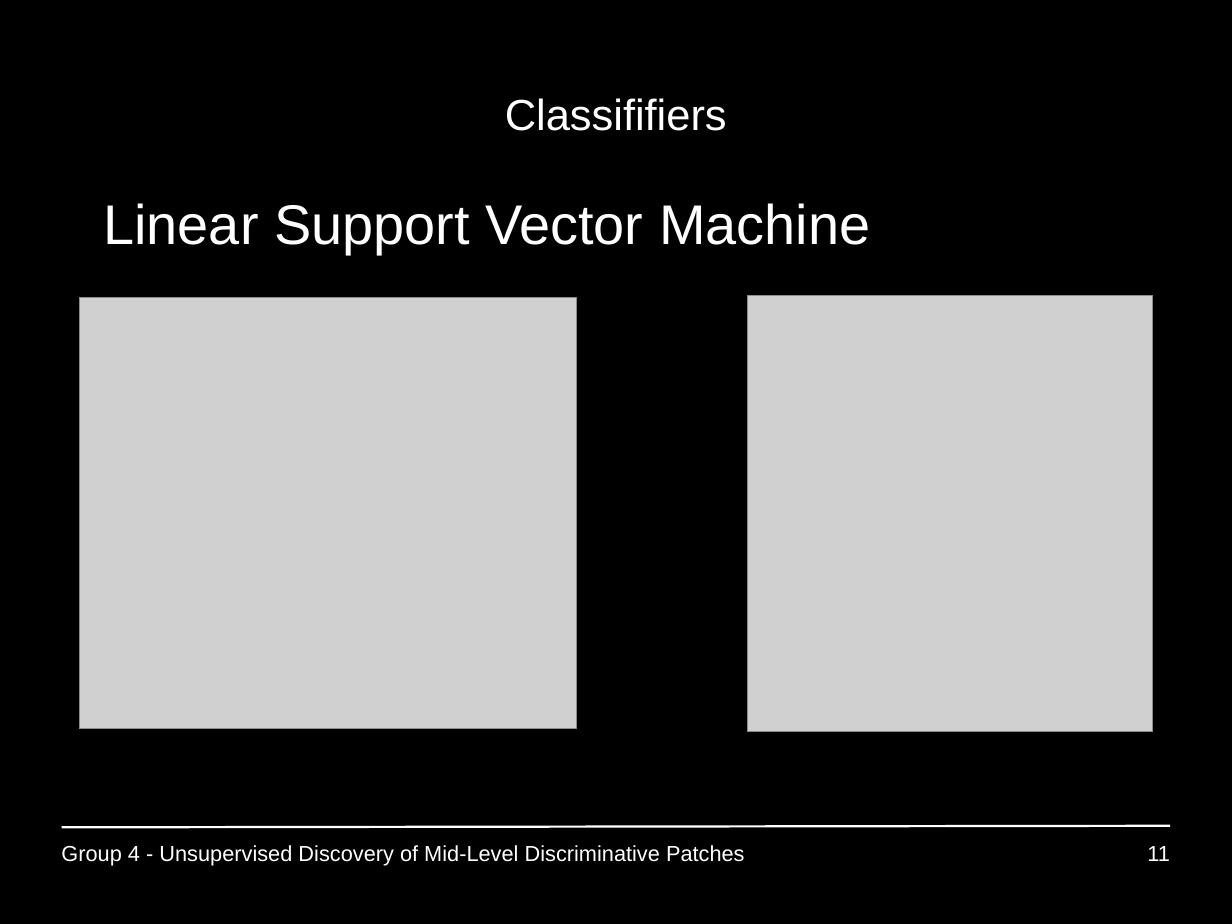
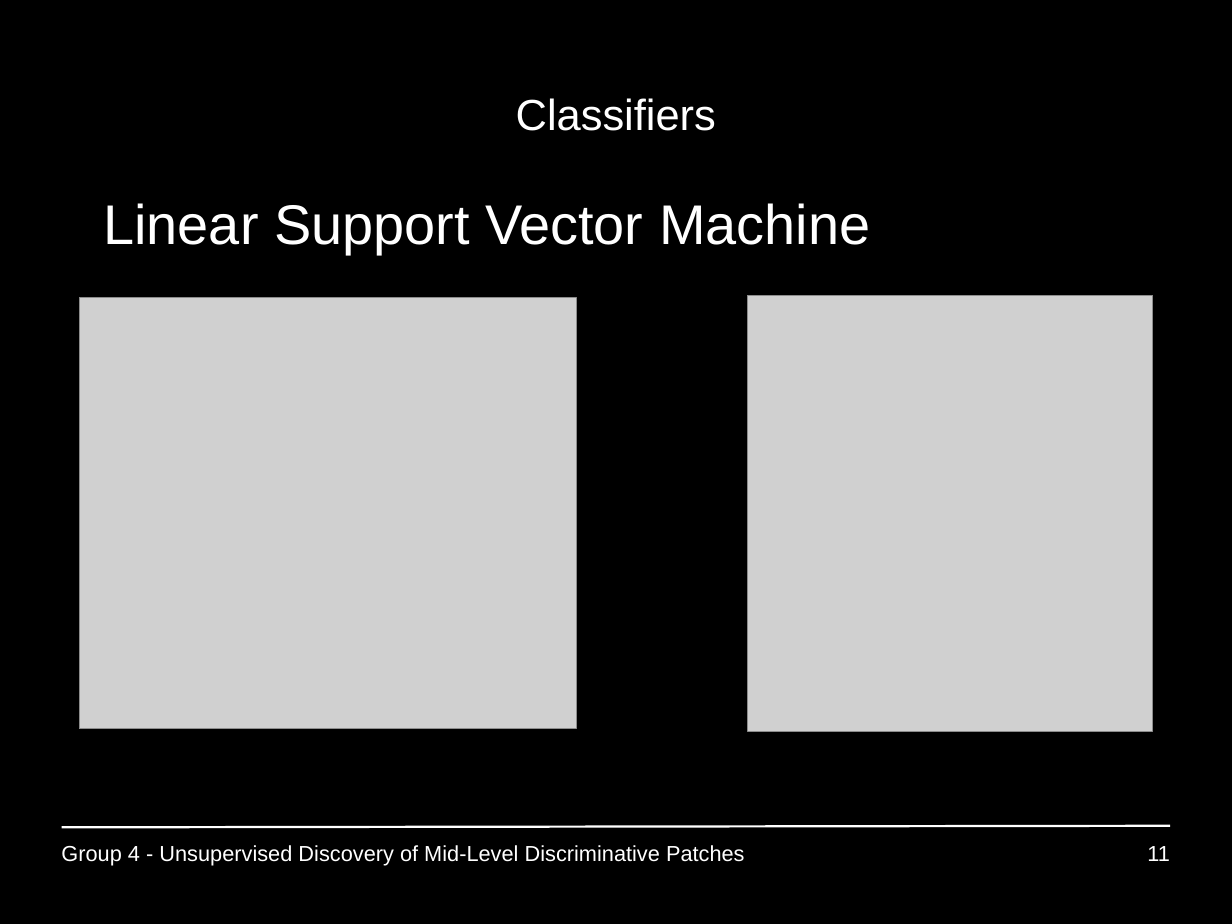
Before and after one commit to GiannisPapadopoulos/DiscriminativePatches, a slide deck: slide 11 of presentations/period3/MAI_Project1_Group4.ppt. Drawn at 1232x924 pixels with LibreOffice and Linux fonts; fonts in the diff are those of the drawing; grey boxes stand for pictures. Boxes give left, top, right and bottom in pixels: in the first picture for what was removed or moved away, otherwise in the second. Text is boxed around its words. In the diff, an @@ line names an element or a change of style, - is before the commit and + after.

```diff
--- a/presentations/period3/MAI_Project1_Group4.ppt
+++ b/presentations/period3/MAI_Project1_Group4.ppt
@@ title at [516,98,716,131]: text changed @@
-Classififiers
+Classifiers
```
Also in this commit, not shown: 2 other slides changed.
